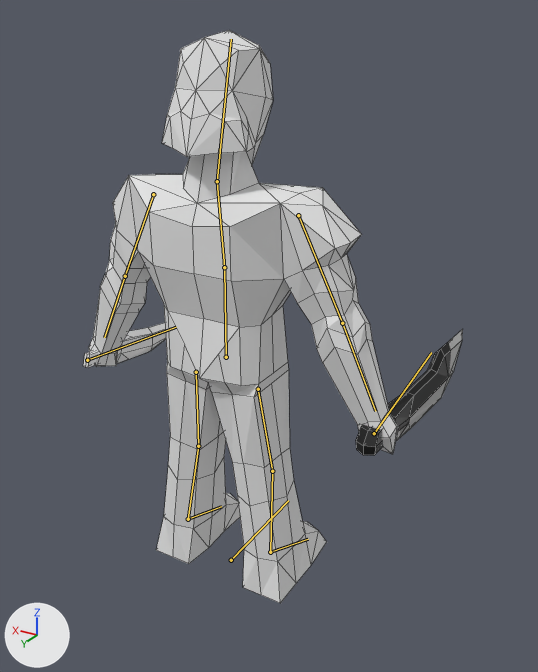
A saved change to the Blender file models/rogue/Light weight.blend.
One viewpoint serves both versions: a 50 mm lens placed at (-4.51, 6.54, 6.63), pointed at (-0.27, -0.53, 3.1). Arrows for +X, +Y and +Z are at lower left; the lights stay in place. The bones that bend it are drawn over the model as lines. Mesh edges are drawn as thin lines.
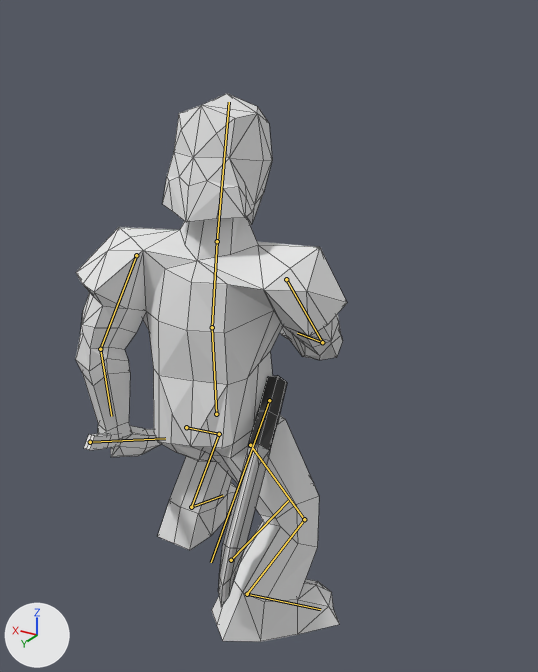
The newer file adds an action. The first version stands in its rest pose; the second is drawn at frame 60 of the action 'knife'.

Location of each change, [x1, y1, x2, y2] in pixels of the pictures (538 x 672 px):
'Body', posed (12% narrower)
    before: [89, 30, 399, 603]
    after: [75, 94, 347, 642]
'Cube', posed (35% narrower, 82% taller)
    before: [356, 329, 463, 456]
    after: [218, 375, 287, 607]
'Cube.001', posed (7% narrower, 30% shorter)
    before: [83, 323, 166, 368]
    after: [84, 426, 161, 457]
bone 'Stomic', root to tip
    before: (226, 357) to (224, 267)
    after: (216, 414) to (212, 327)
bone 'Chest', root to tip
    before: (224, 267) to (217, 181)
    after: (212, 327) to (217, 241)
bone 'Head', root to tip
    before: (217, 181) to (231, 39)
    after: (217, 241) to (229, 102)
bone 'Arm IK.R.002', root to tip
    before: (374, 433) to (431, 352)
    after: (269, 400) to (211, 562)
bone 'Bone', root to tip
    before: (87, 360) to (176, 327)
    after: (90, 442) to (165, 438)

Diff of the bpy script that builds the scene:
```diff
--- a/models/rogue/Light weight.blend.py
+++ b/models/rogue/Light weight.blend.py
@@ bone_arm_ik_l @@
 bone_arm_ik_l = bpy.data.objects['Armature'].pose.bones['Arm IK.L']  # child of 'Control'
-bone_arm_ik_l.location = (0.0, 0.0, 0.0)
-bone_arm_ik_l.rotation_quaternion = (1.0, 0.0, 0.0, 0.0)  # degrees (0, 0, 0)
+bone_arm_ik_l.location = (-0.72, 0.74, -0.89)
+bone_arm_ik_l.rotation_quaternion = (-0.957, -0.271, -0.026, -0.099)  # degrees (32, 0, 12)
@@ bone_leg_ik @@
 bone_leg_ik = bpy.data.objects['Armature'].pose.bones['Leg IK']  # child of 'Control'
-bone_leg_ik.location = (0.0, 0.0, 0.0)
-bone_leg_ik.rotation_quaternion = (1.0, 0.0, 0.0, 0.0)  # degrees (0, 0, 0)
+bone_leg_ik.location = (0.13, -0.29, 0.02)
+bone_leg_ik.rotation_quaternion = (-1.0, 0.0, -0.01, -0.015)  # degrees (0, 1, 2)
@@ bone_elbow_l @@
 bone_elbow_l = bpy.data.objects['Armature'].pose.bones['Elbow.L']  # child of 'Control'
-bone_elbow_l.location = (0.0, 0.0, 0.0)
+bone_elbow_l.location = (-1.39, 1.29, 2.07)
@@ bone_arm_ik_r @@
 bone_arm_ik_r = bpy.data.objects['Armature'].pose.bones['Arm IK.R']  # child of 'Control'
-bone_arm_ik_r.location = (0.0, 0.0, 0.0)
-bone_arm_ik_r.rotation_quaternion = (1.0, 0.0, 0.0, 0.0)  # degrees (0, 0, 0)
+bone_arm_ik_r.location = (1.95, -1.38, 0.19)
+bone_arm_ik_r.rotation_quaternion = (-0.384, -0.837, 0.19, 0.341)  # degrees (122, 25, -40)
@@ bone_leg_ik_002 @@
 bone_leg_ik_002 = bpy.data.objects['Armature'].pose.bones['Leg IK.002']  # child of 'Control'
-bone_leg_ik_002.location = (0.0, 0.0, 0.0)
-bone_leg_ik_002.rotation_quaternion = (1.0, 0.0, 0.0, 0.0)  # degrees (0, 0, 0)
+bone_leg_ik_002.location = (-0.17, 0.96, -0.02)
+bone_leg_ik_002.rotation_quaternion = (-0.921, 0.007, 0.006, 0.391)  # degrees (-1, -1, -46)
@@ bone_elbow_r @@
 bone_elbow_r = bpy.data.objects['Armature'].pose.bones['Elbow.R']  # child of 'Control'
-bone_elbow_r.location = (0.0, 0.0, 0.0)
+bone_elbow_r.location = (0.25, 3.86, -2.99)
@@ bone_knee_r @@
 bone_knee_r = bpy.data.objects['Armature'].pose.bones['Knee.R']  # child of 'Control'
-bone_knee_r.location = (0.0, 0.0, 0.0)
+bone_knee_r.location = (3.3, 2.16, -3.41)
@@ bone_stomic @@
 bone_stomic = bpy.data.objects['Armature'].pose.bones['Stomic']  # child of 'Control'
-bone_stomic.location = (0.0, 0.0, 0.0)
-bone_stomic.rotation_quaternion = (1.0, 0.0, 0.0, 0.0)  # degrees (0, 0, 0)
+bone_stomic.location = (-0.06, -0.76, -0.36)
+bone_stomic.rotation_quaternion = (-0.999, 0.014, -0.028, 0.005)  # degrees (-2, 3, -1)
@@ bone_chest @@
 bone_chest = bpy.data.objects['Armature'].pose.bones['Chest']  # child of 'Stomic'
-bone_chest.location = (0.0, 0.0, 0.0)
-bone_chest.rotation_quaternion = (1.0, 0.0, 0.0, 0.0)  # degrees (0, 0, 0)
+bone_chest.location = (-0.19, 0.05, -0.5)
+bone_chest.rotation_quaternion = (0.995, 0.093, 0.009, 0.036)  # degrees (11, 1, 4)
@@ bone_head @@
 bone_head = bpy.data.objects['Armature'].pose.bones['Head']  # child of 'Chest'
-bone_head.location = (0.0, 0.0, 0.0)
-bone_head.rotation_quaternion = (1.0, 0.0, 0.0, 0.0)  # degrees (0, 0, 0)
+bone_head.location = (-0.66, -0.49, 1.97)
+bone_head.rotation_quaternion = (0.993, -0.097, -0.061, -0.014)  # degrees (-11, -7, -1)
@@ bone_arm_ik_r_002 @@
 bone_arm_ik_r_002 = bpy.data.objects['Armature'].pose.bones['Arm IK.R.002']  # child of 'Control'
-bone_arm_ik_r_002.location = (0.0, 0.0, 0.0)
-bone_arm_ik_r_002.rotation_quaternion = (1.0, 0.0, 0.0, 0.0)  # degrees (0, 0, 0)
+bone_arm_ik_r_002.location = (1.52, -0.15, -0.21)
+bone_arm_ik_r_002.rotation_quaternion = (-0.41, -0.89, 0.035, 0.164)  # degrees (129, 15, -12)
@@ bone_bone @@
 bone_bone = bpy.data.objects['Armature'].pose.bones['Bone']
-bone_bone.location = (0.0, 0.0, 0.0)
-bone_bone.rotation_quaternion = (1.0, 0.0, 0.0, 0.0)  # degrees (0, 0, 0)
+bone_bone.location = (-0.91, -0.92, 0.83)
+bone_bone.rotation_quaternion = (-0.981, -0.187, -0.01, 0.055)  # degrees (22, 2, -6)
```
